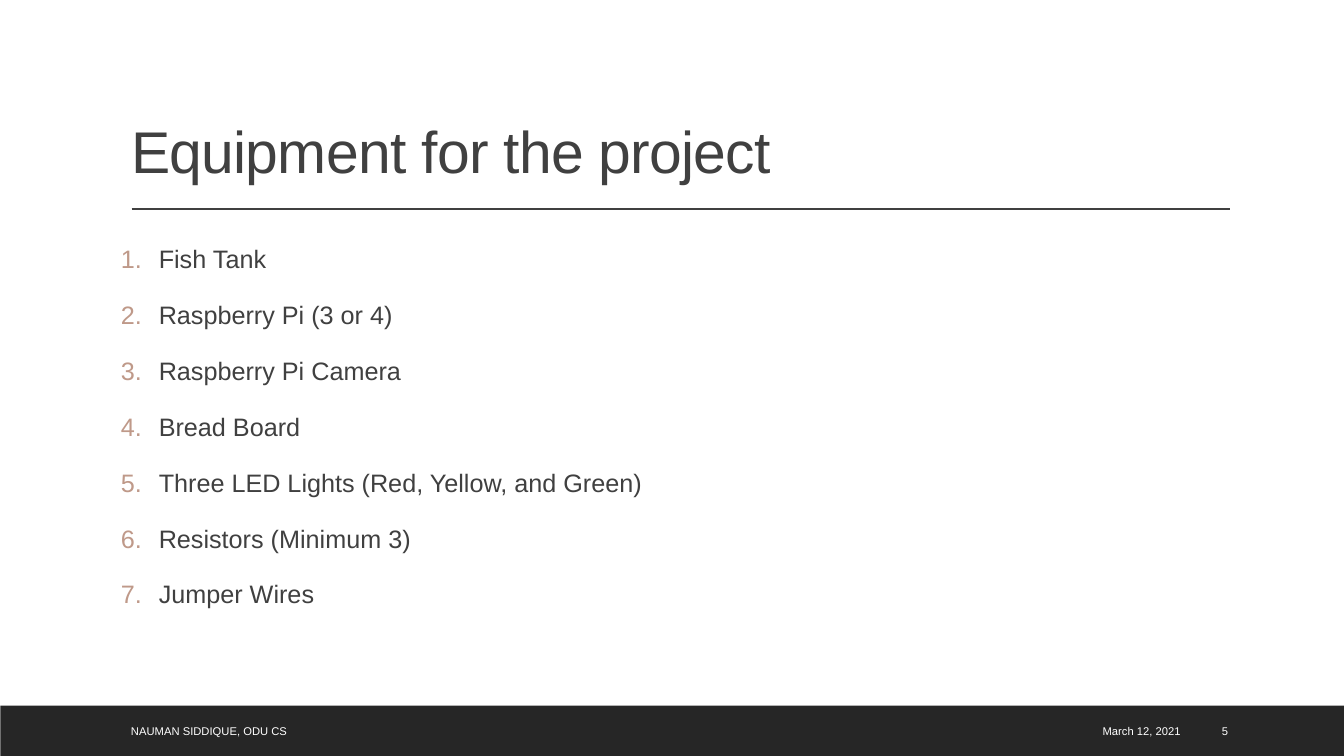
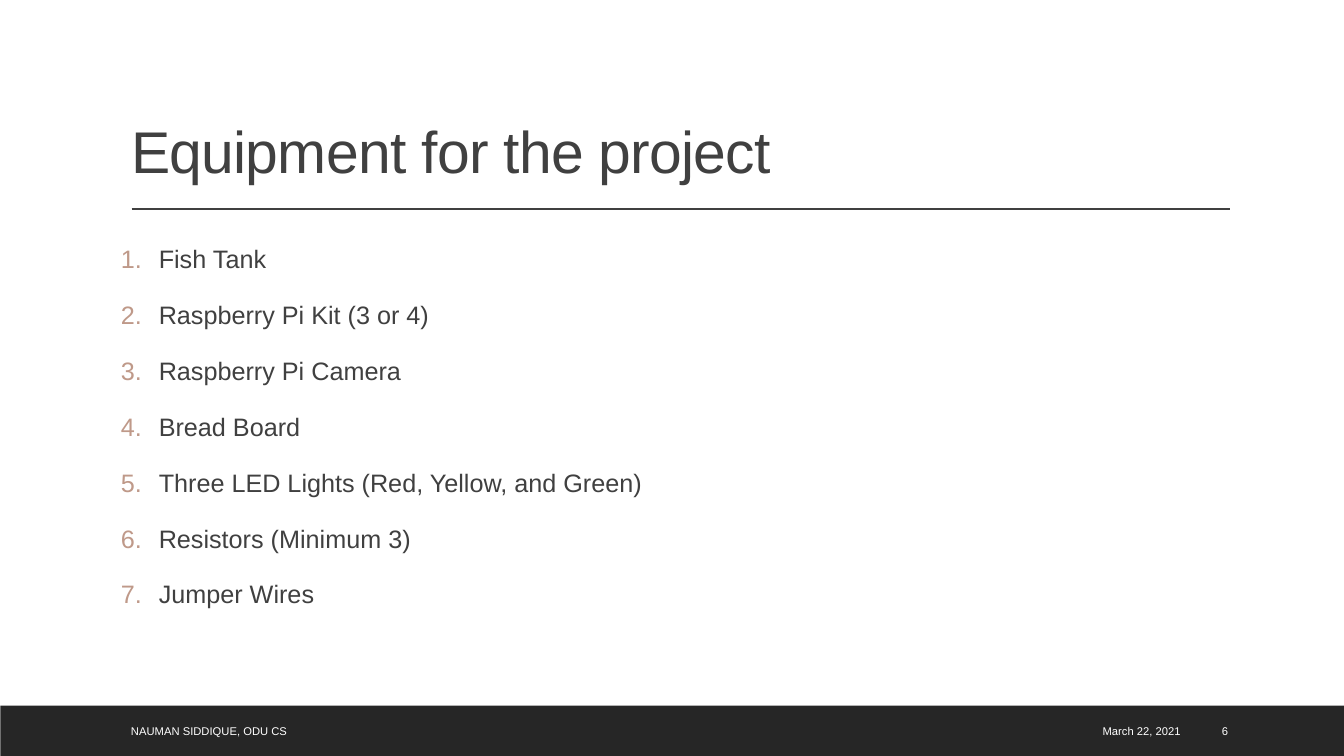
Before and after one commit to isaki001/PiCamUtils, a slide deck: slide 6 of floodDetection/report/Flood Detection using Raspberry Pi.pptx (slide 5 before the commit). Drawn at 1344x756 pixels with LibreOffice and Linux fonts; fonts in the diff are those of the drawing. Boxes give left, top, right and bottom in pixels: in the first picture for what was removed or moved away, otherwise in the second. Text is boxed around its words. In the diff, an @@ line names an element or a change of style, - is before the commit and + after.

```diff
--- a/floodDetection/report/Flood Detection using Raspberry Pi.pptx
+++ b/floodDetection/report/Flood Detection using Raspberry Pi.pptx
@@ text at (x1=159, y1=305, x2=428, y2=330): text changed @@
-2. Raspberry Pi (3 or 4)
+2. Raspberry Pi Kit (3 or 4)
@@ text at (x1=1103, y1=727, x2=1181, y2=737): text changed @@
-March 12, 2021
+March 22, 2021
@@ page number at (x1=1222, y1=727, x2=1228, y2=735): text changed @@
-5
+6
```
Also in this commit, not shown: 34 other slides changed, 10 slides added.
